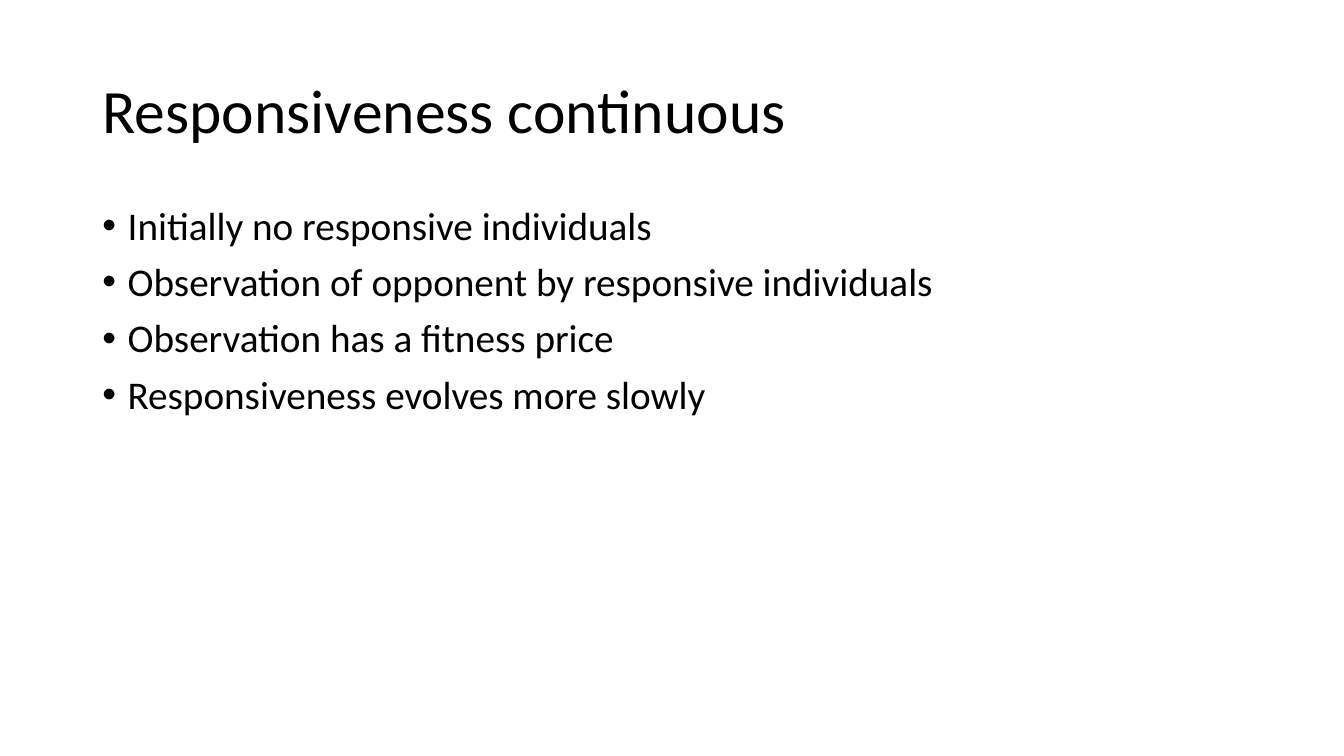
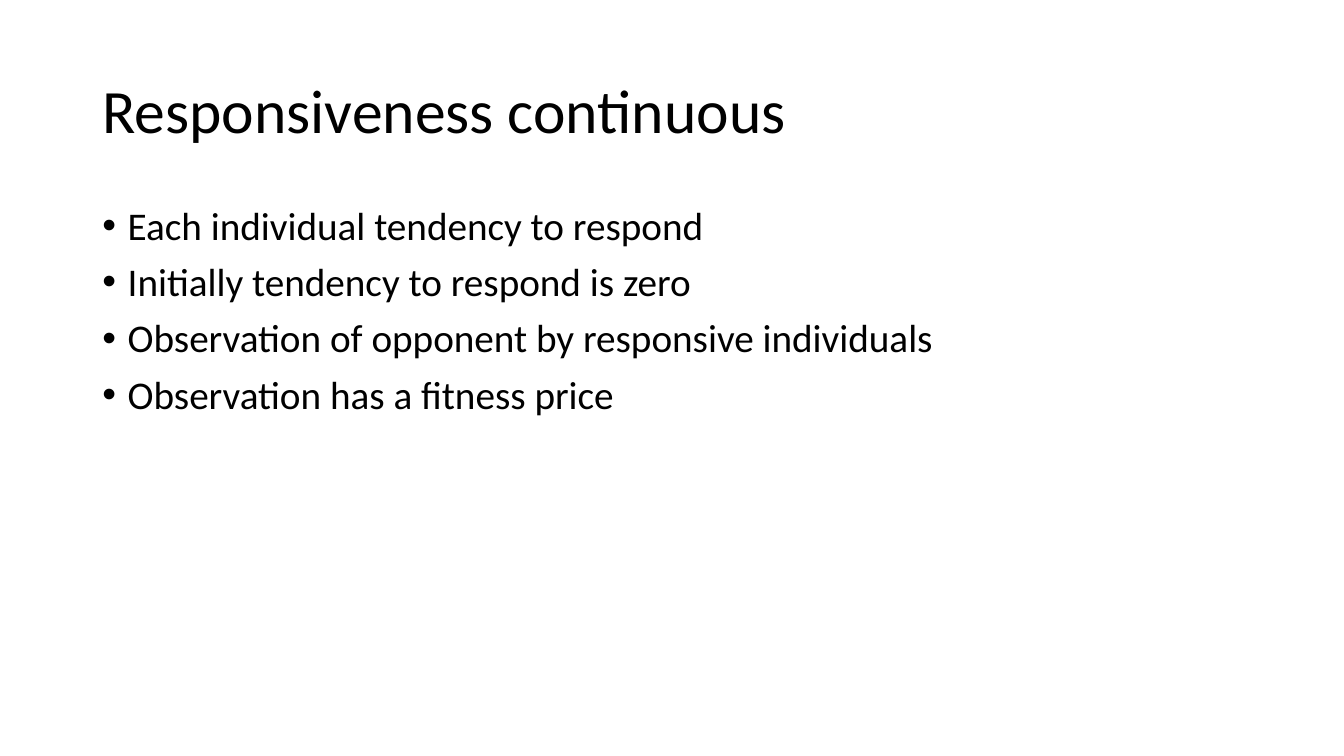
Before and after one commit to J-Damhuis/Cooperation, a slide deck: slide 12 of Presentations/Presentation_18-01-2019.pptx (slide 10 before the commit). Drawn at 1344x756 pixels with LibreOffice and Linux fonts; fonts in the diff are those of the drawing. Boxes give left, top, right and bottom in pixels: in the first picture for what was removed or moved away, otherwise in the second. Text is boxed around its words. In the diff, an @@ line names an element or a change of style, - is before the commit and + after.

```diff
--- a/Presentations/Presentation_18-01-2019.pptx
+++ b/Presentations/Presentation_18-01-2019.pptx
@@ text at <box>128,212,703,303</box>: text changed @@
-• Initially no responsive individuals
+• Each individual tendency to respond
+• Initially tendency to respond is zero
@@ text at <box>128,381,706,416</box>: paragraph removed @@
-• Responsiveness evolves more slowly
```
Also in this commit, not shown: 5 other slides changed, 4 slides added, 1 slide removed, 1 other file.
